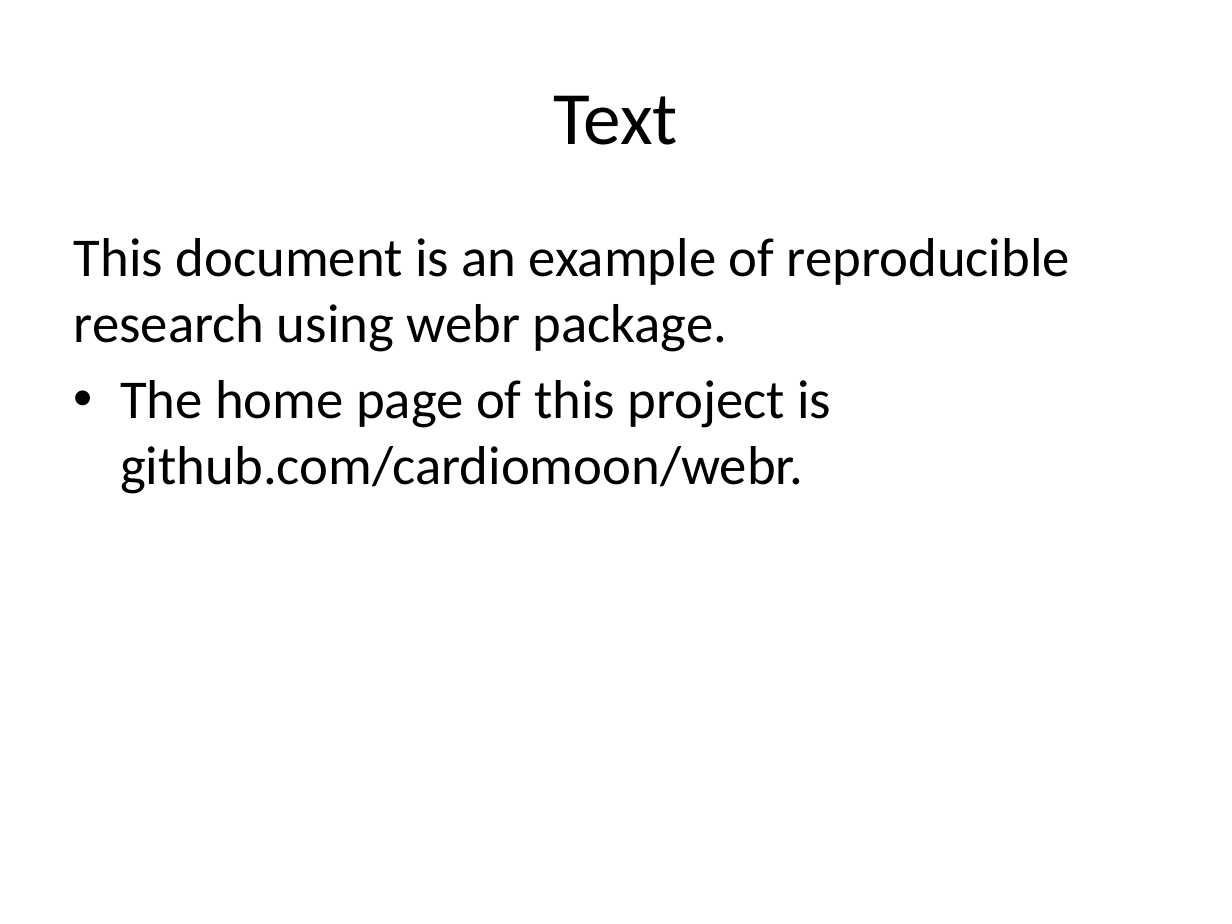
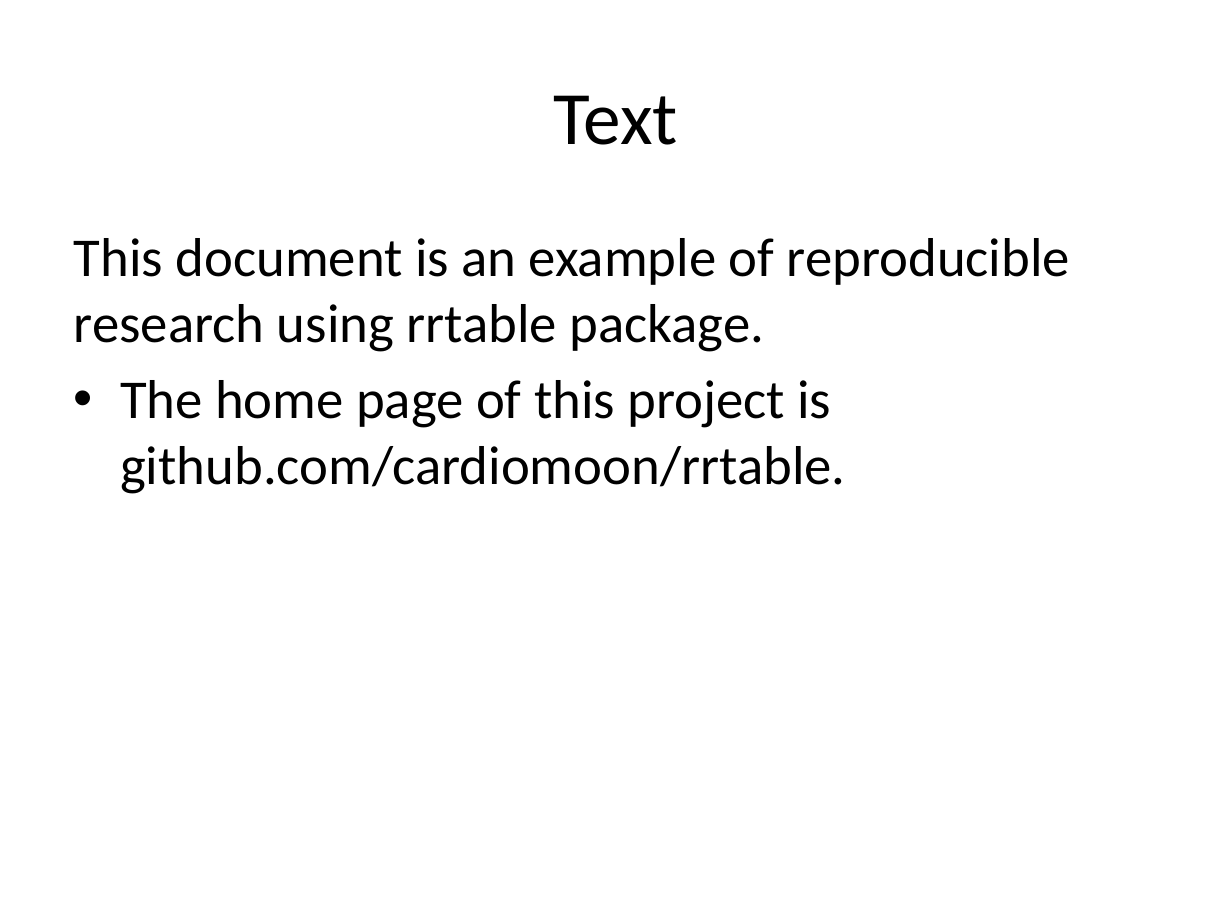
Before and after one commit to cardiomoon/rrtable, a slide deck: slide 9 of inst/doc_examples/sampleData2.pptx. Drawn at 1232x924 pixels with LibreOffice and Linux fonts; fonts in the diff are those of the drawing. Boxes give left, top, right and bottom in pixels: in the first picture for what was removed or moved away, otherwise in the second. Text is boxed around its words. In the diff, an @@ line names an element or a change of style, - is before the commit and + after.

```diff
--- a/inst/doc_examples/sampleData2.pptx
+++ b/inst/doc_examples/sampleData2.pptx
@@ text at bbox=[74, 238, 1070, 494]: text changed @@
-• This document is an example of reproducible research using webr package.
-  The home page of this project is github.com/cardiomoon/webr.
+• This document is an example of reproducible research using rrtable package.
+  The home page of this project is github.com/cardiomoon/rrtable.
```
Also in this commit, not shown: 10 other slides changed, 12 other files.
